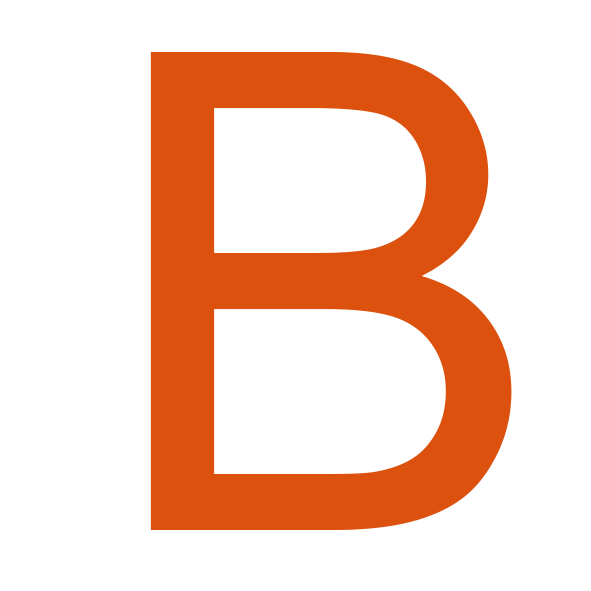
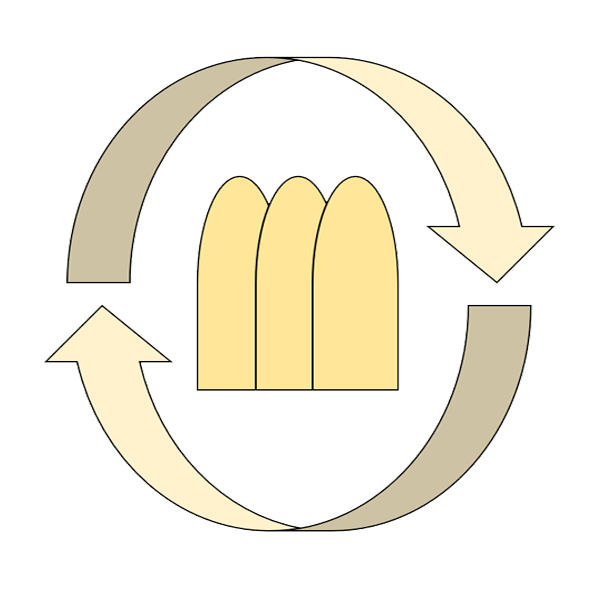
Before/after of a w=591, h=591 layered artwork. What changed in the layer stack:
added layer "Слой 4" above "В" over [44, 56, 555, 532]
hid "В" over [150, 52, 512, 530]
